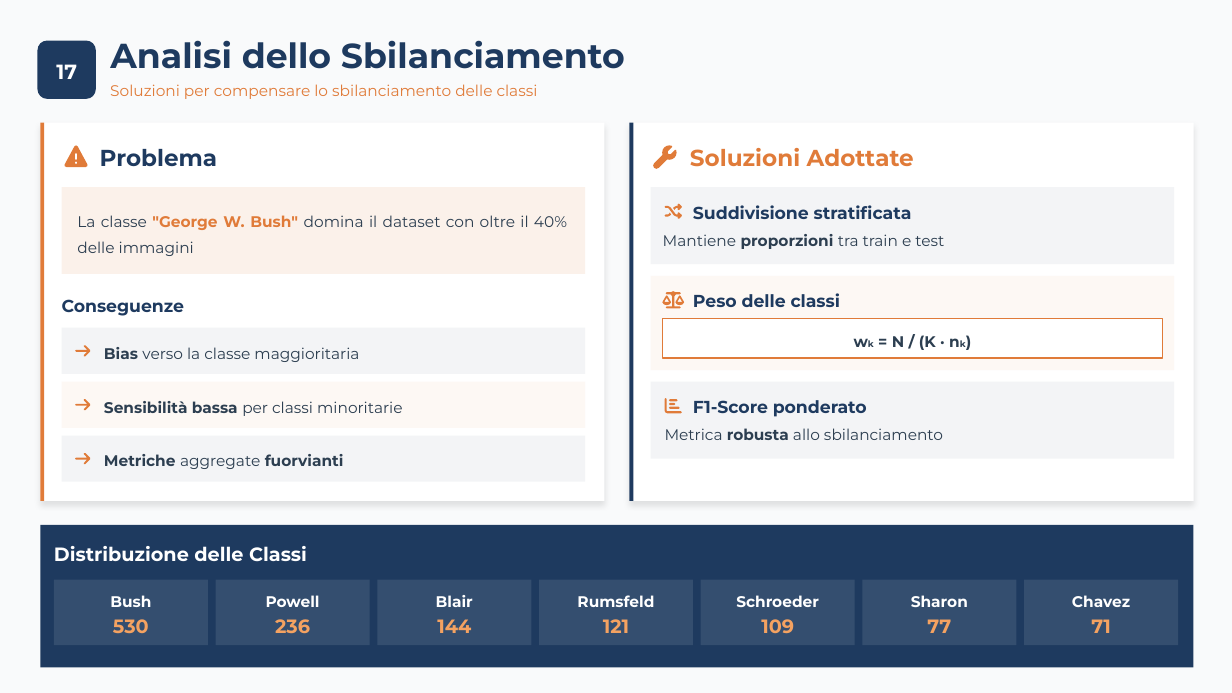
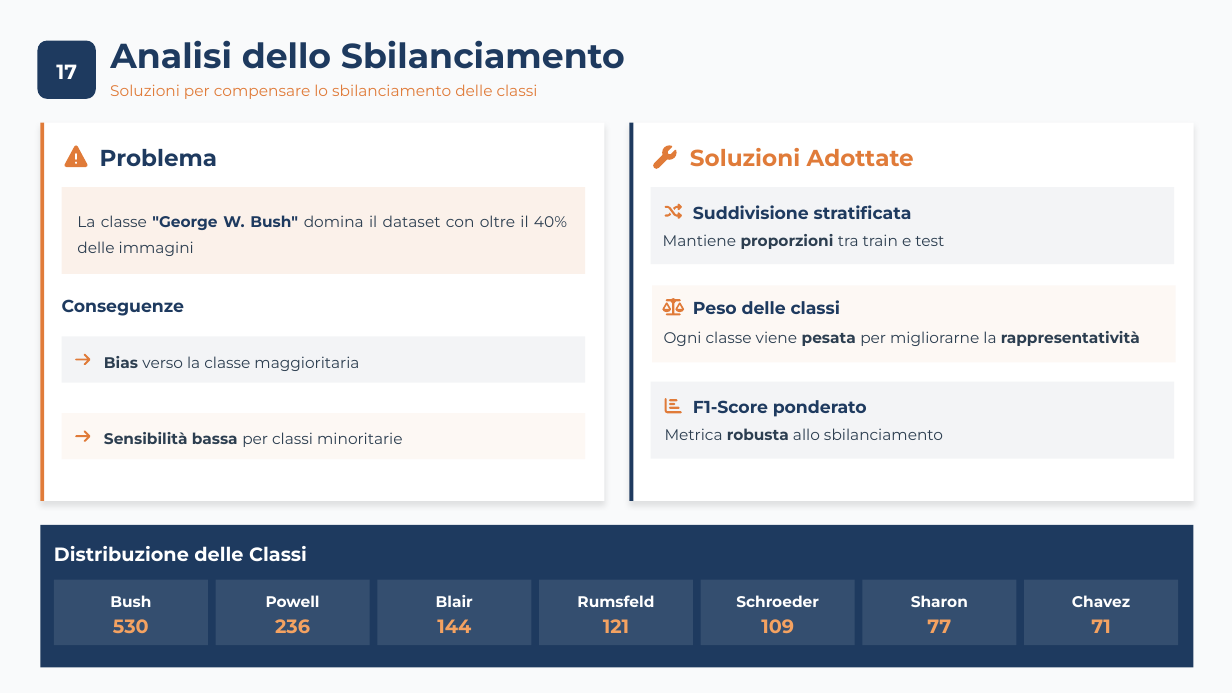
Before and after one commit to carrieroroberto/face-recognition-dimensionality-reduction, a slide deck: slide 19 of results/presentation/Carriero, Leone - Analisi Comparativa per Riduzione Dimensionale, Approccio Lineare e Non-Lineare per Riconoscimento e Verifica Facciale.pptx. Drawn at 1232x693 pixels with LibreOffice and Linux fonts; fonts in the diff are those of the drawing. Boxes give left, top, right and bottom in pixels: in the first picture for what was removed or moved away, otherwise in the second. Text is boxed around its words. In the diff, an @@ line names an element or a change of style, - is before the commit and + after.

```diff
--- a/results/presentation/Carriero, Leone - Analisi Comparativa per Riduzione Dimensionale, Approccio Lineare e Non-Lineare per Riconoscimento e Verifica Facciale.pptx
+++ b/results/presentation/Carriero, Leone - Analisi Comparativa per Riduzione Dimensionale, Approccio Lineare e Non-Lineare per Riconoscimento e Verifica Facciale.pptx
@@ text "La classe "George W. Bush" ..." at (77, 215, 567, 256): text colour #E07B39 to #1E3A5F in ""George W. Bush"" @@
@@ freeform shape: place and size @@
-freeform shape at (651, 275, 1175, 370)
+freeform shape at (653, 286, 1177, 362)
@@ text "Peso delle classi": place and size @@
-text "Peso delle classi" at (693, 293, 840, 307)
+text "Peso delle classi" at (693, 300, 840, 314)
@@ freeform shape removed at (663, 319, 1163, 359) @@
@@ 3 freeform shapes, 1 text: place and size @@
-3 freeform shapes, 1 text at (62, 291, 684, 374)
+3 freeform shapes, 1 text at (62, 299, 684, 383)
@@ text added at (664, 331, 1140, 346), 12 pt, text #2C3E50 @@
+Ogni classe viene pesata per migliorarne la rappresentatività
@@ text removed at (892, 335, 936, 350) @@
-wk = N / (K · nk)
@@ freeform shape removed at (62, 435, 586, 482) @@
@@ 2 freeform shapes, 1 text: place and size @@
-2 freeform shapes, 1 text at (62, 382, 586, 428)
+2 freeform shapes, 1 text at (62, 413, 586, 459)
@@ freeform shape removed at (75, 451, 91, 467) @@
@@ text removed at (104, 454, 344, 469) @@
-Metriche aggregate fuorvianti
```
Also in this commit, not shown: 31 other slides changed, 2 other files.
